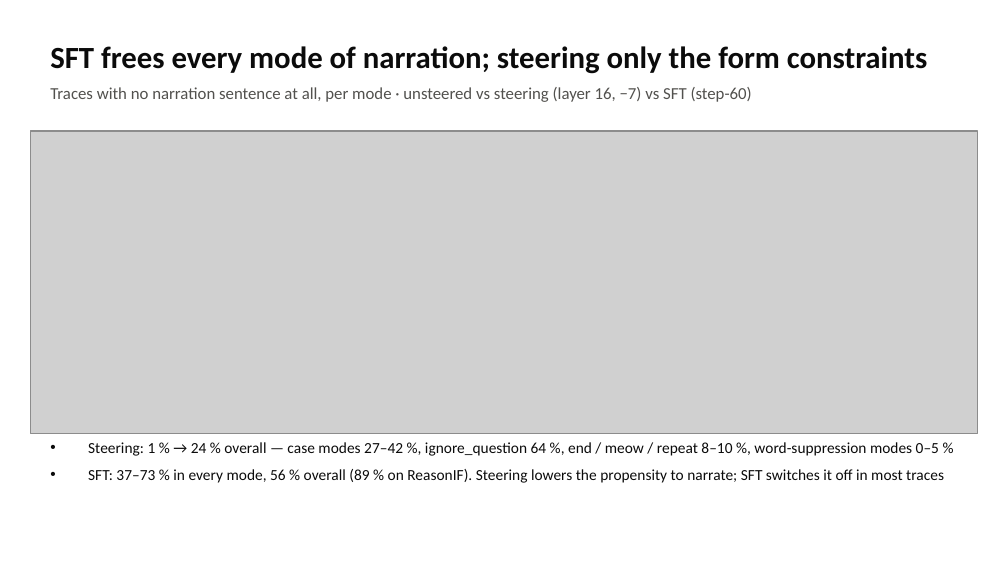
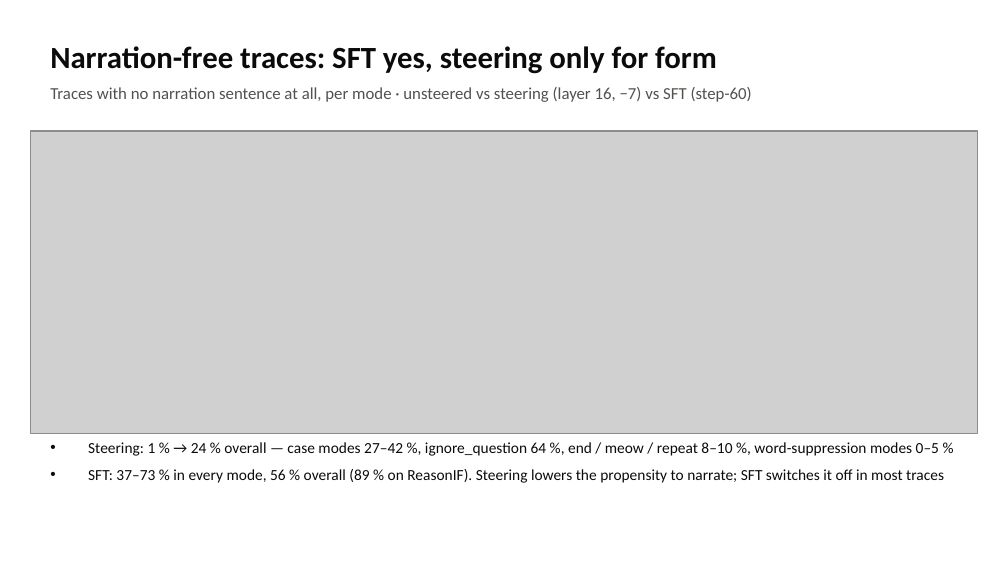
Before and after one commit to kleopatra102/cot-control-ft, a slide deck: slide 12 of META_DISCUSSION_SUMMARY.pptx. Drawn at 1008x567 pixels with LibreOffice and Linux fonts; fonts in the diff are those of the drawing; grey boxes stand for pictures. Boxes give left, top, right and bottom in pixels: in the first picture for what was removed or moved away, otherwise in the second. Text is boxed around its words. In the diff, an @@ line names an element or a change of style, - is before the commit and + after.

```diff
--- a/META_DISCUSSION_SUMMARY.pptx
+++ b/META_DISCUSSION_SUMMARY.pptx
@@ text at (50, 46, 717, 74): text changed @@
-SFT frees every mode of narration; steering only the form constraints
+Narration-free traces: SFT yes, steering only for form
```
Also in this commit, not shown: 1 other slide changed, 1 other file.
